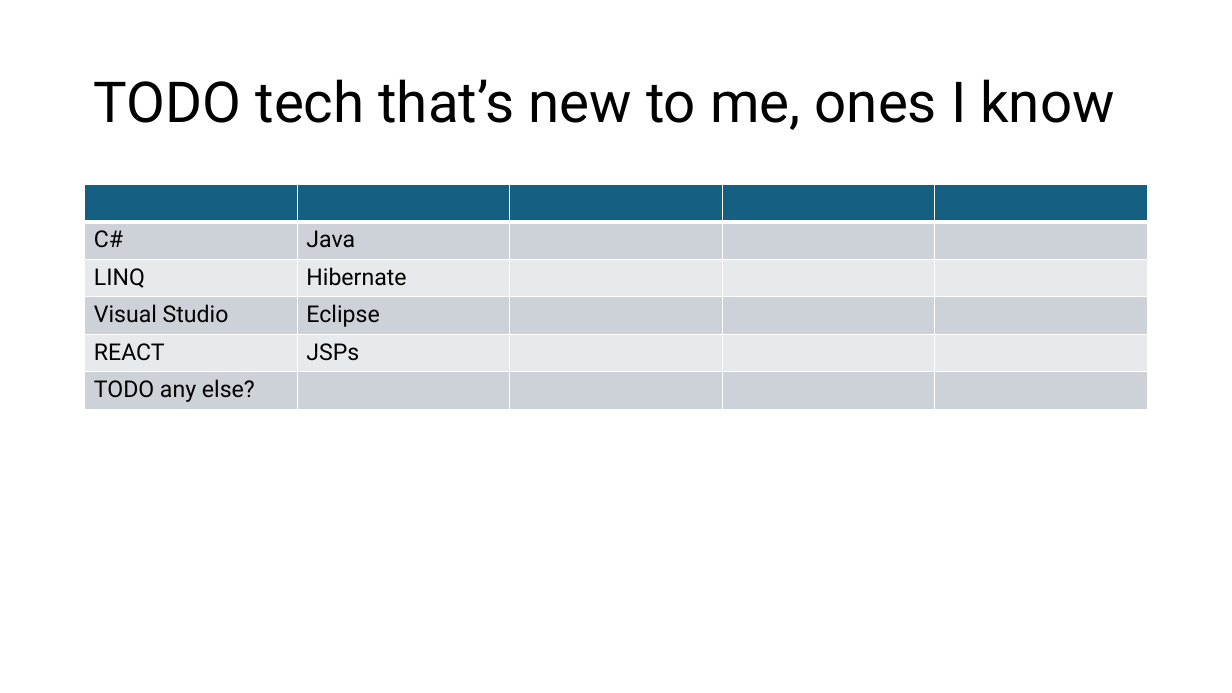
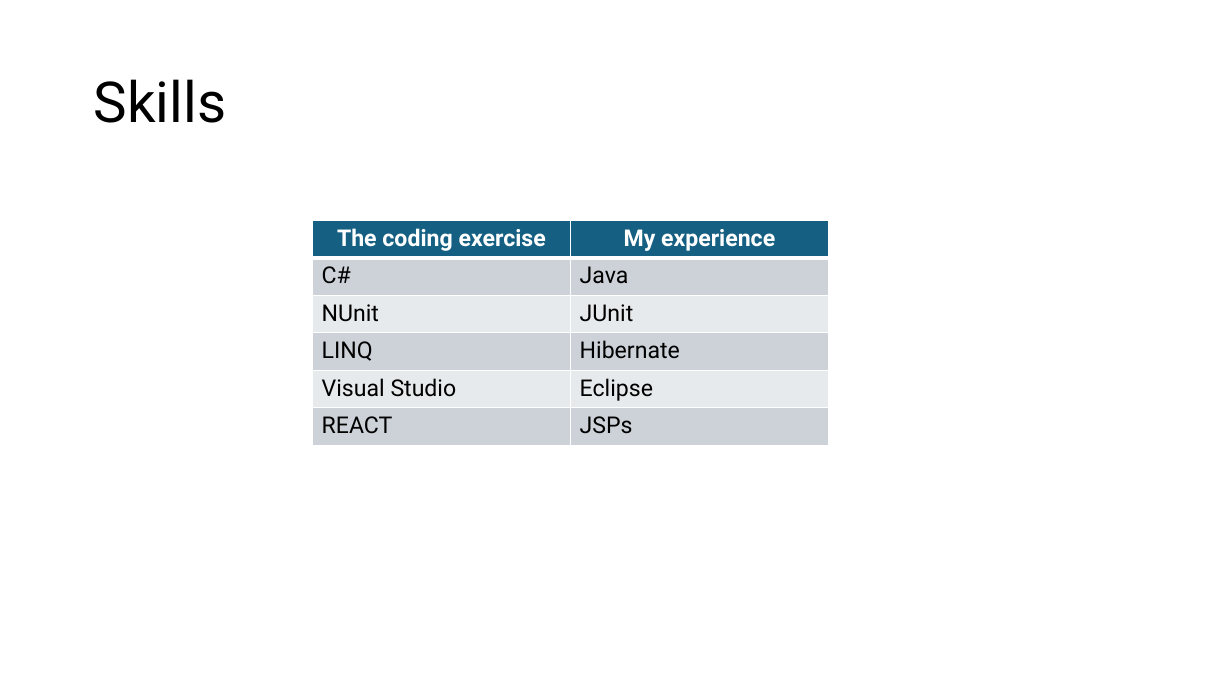
Before and after one commit to rennyeb/hci-take-home-interview-v3-main, a slide deck: slide 6 of Coding Exercise.pptx (slide 5 before the commit). Drawn at 1232x693 pixels with LibreOffice and Linux fonts; fonts in the diff are those of the drawing. Boxes give left, top, right and bottom in pixels: in the first picture for what was removed or moved away, otherwise in the second. Text is boxed around its words. In the diff, an @@ line names an element or a change of style, - is before the commit and + after.

```diff
--- a/Coding Exercise.pptx
+++ b/Coding Exercise.pptx
@@ title at [94,79,226,123]: text changed @@
-TODO tech that’s new to me, ones I know
+Skills
@@ table at [312,221,828,445] @@
-column 1:  | C# | LINQ | Visual Studio | REACT | TODO any else?
-column 2:  | Java | Hibernate | Eclipse | JSPs | 
-column 3:  |  |  |  |  | 
-column 4:  |  |  |  |  | 
-column 5:  |  |  |  |  | 
+column 1: The coding exercise | C# | NUnit | LINQ | Visual Studio | REACT
+column 2: My experience | Java | JUnit | Hibernate | Eclipse | JSPs
@@ table: place and size @@
-table at [85,185,1148,409]
+table at [312,221,828,445]
```
Also in this commit, not shown: 1 slide added, 5 other files.
